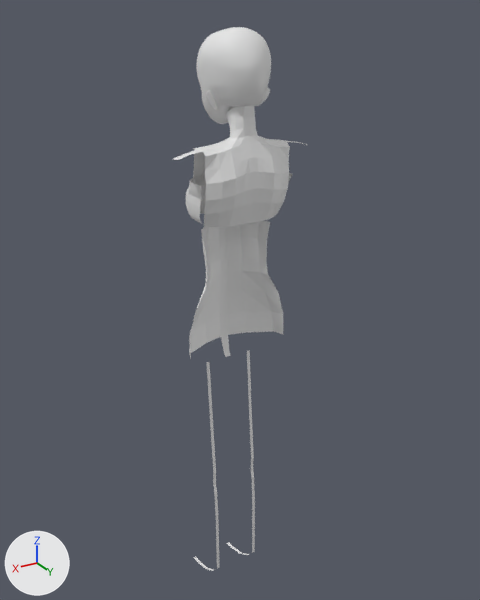
What one commit did to the Blender file Zhonja.blend.
Rendered twice from a 50 mm lens placed at (1.76, 3.21, 1.56), pointed at (-0.1, 0.11, 0.02). The lights are fixed; the arrows at lower left show +X, +Y and +Z.
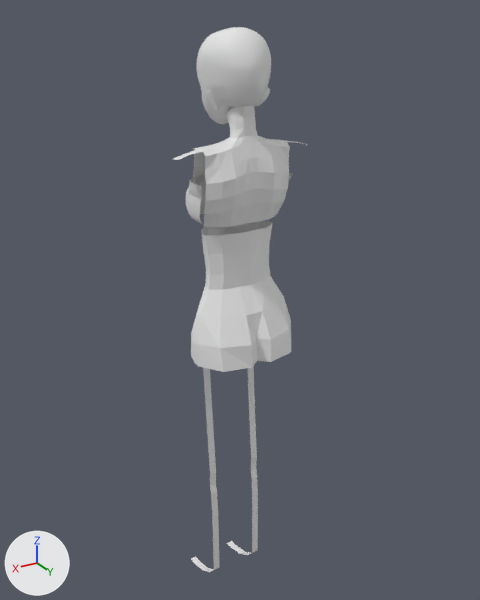
The change, as a diff of the scene's bpy script:
```diff
--- a/Zhonja.blend.py
+++ b/Zhonja.blend.py
@@ me_plane_004 @@
 # used by ob_plane_002; location = (0.0, 0.0, 1.113); rotation_euler = (1.571, 0.0, 0.0), in degrees (90, 0, 0)
-me_plane_004.from_pydata(...)  # 331 vertices, 251 faces; spans x 0.0..0.39, y -3.15..0.04, z -0.43..0.13
+me_plane_004.from_pydata(...)  # 361 vertices, 276 faces; spans x 0.0..0.39, y -3.15..0.04, z -0.51..0.13
+# me_plane_004 part 1
+# 1 face is deleted
+# 14 vertices in x 0.15, y -3.15..-1.59, z -0.22..0.13 move by (0.02, 0.0, 0.0)
+# 4 vertices in x 0.0..0.27, y -1.18..-0.91, z -0.26..-0.1 move by (0.0, 0.0, -0.01)
+# 4 vertices move from x 0.15..0.31, y -1.43..-1.18, z -0.26..-0.14 to x 0.13..0.31, y -1.32..-1.18, z -0.31..-0.14
+# 30 vertices are added at x 0.0..0.31, y -1.43..-0.6, z -0.51..-0.14
+# 26 new faces join them
```

Changed parts and their boxes (x1, y1, x2, y2) in the pictures (480 x 600 px):
'Plane.002', reshaped: before (174, 105, 307, 571); after (174, 105, 307, 572)
part 1 of me_plane_004, built on: before (189, 257, 283, 571); after (191, 222, 291, 572)
